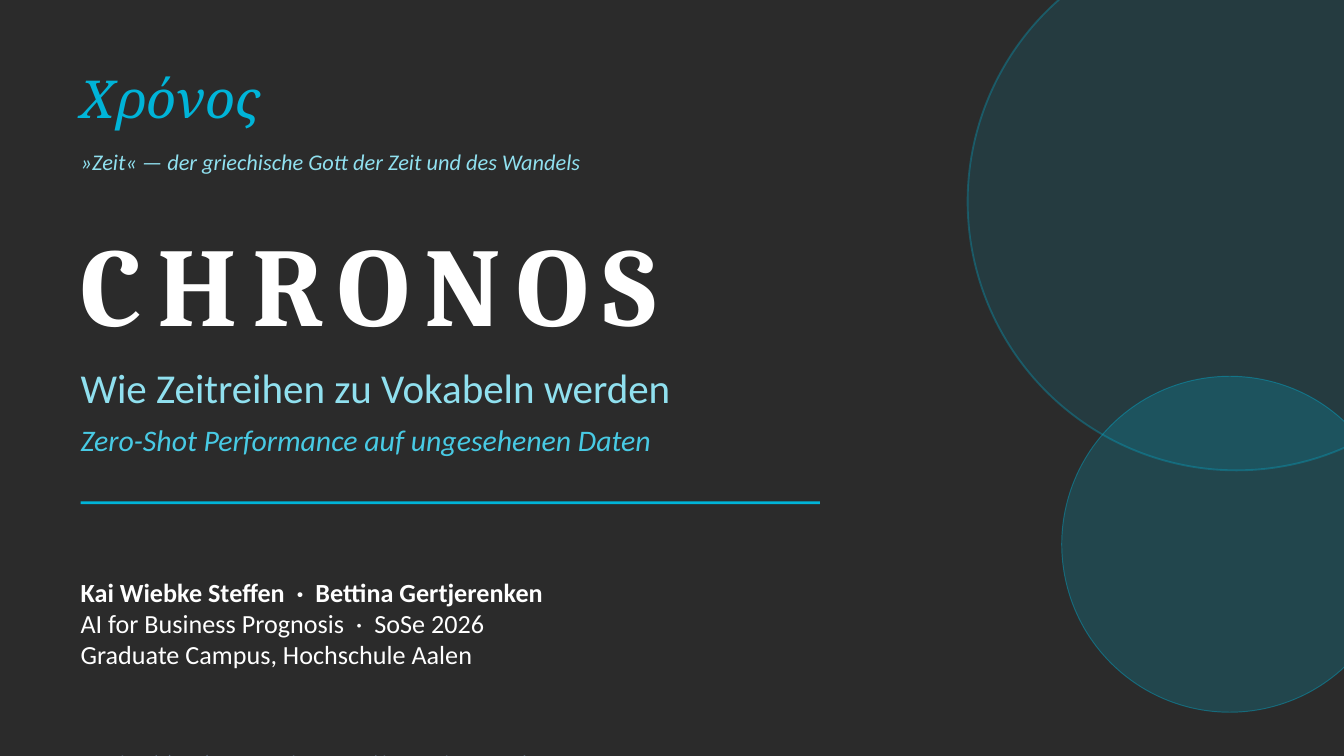
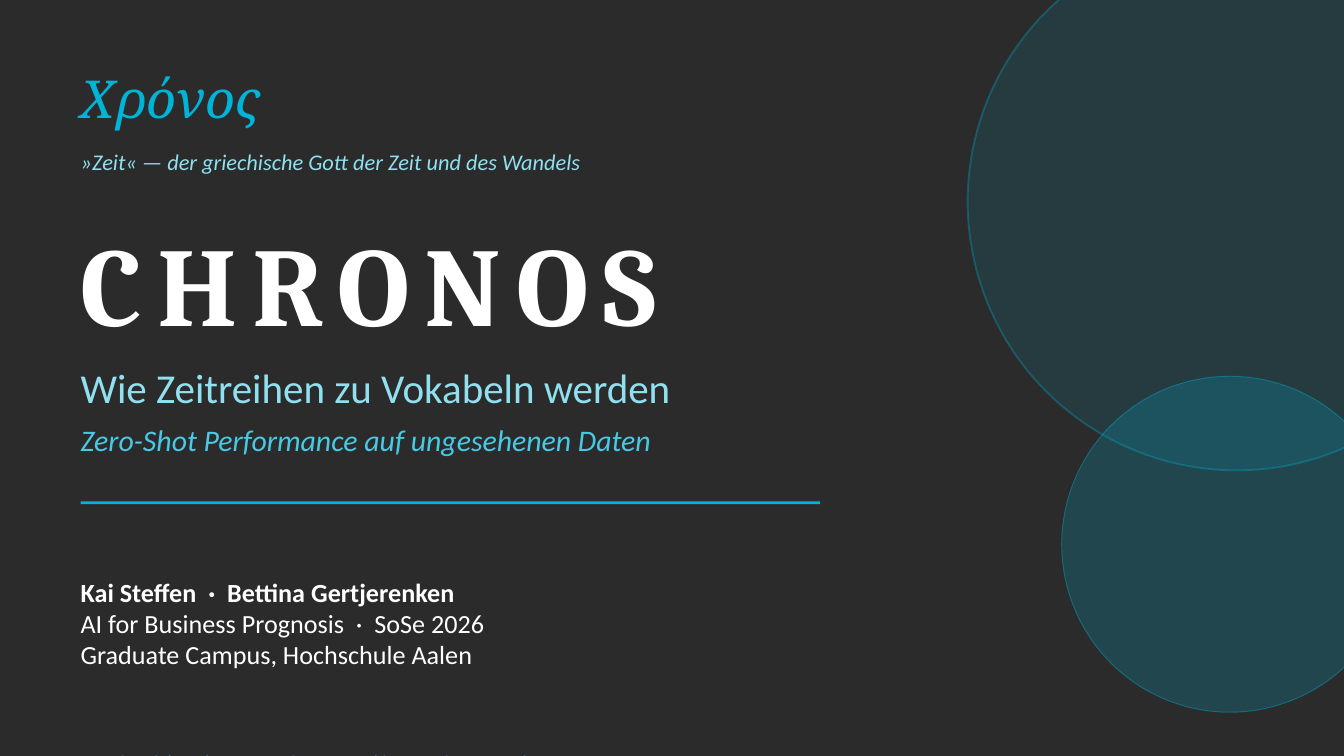
Before and after one commit to KaiSteffen/Business-Prognosis, a slide deck: slide 1 of chronos/presentation/Chronos_Praesentation.pptx. Drawn at 1344x756 pixels with LibreOffice and Linux fonts; fonts in the diff are those of the drawing; background and template pictures are left out; a plain dark background stands for a picture behind light text. Boxes give left, top, right and bottom in pixels: in the first picture for what was removed or moved away, otherwise in the second. Text is boxed around its words. In the diff, an @@ line names an element or a change of style, - is before the commit and + after.

```diff
--- a/chronos/presentation/Chronos_Praesentation.pptx
+++ b/chronos/presentation/Chronos_Praesentation.pptx
@@ text at (81,583,454,607): text changed @@
-Kai Wiebke Steffen · Bettina Gertjerenken
+Kai Steffen · Bettina Gertjerenken
```
Also in this commit, not shown: 14 other slides changed, 12 slides added, 24 slides removed.
